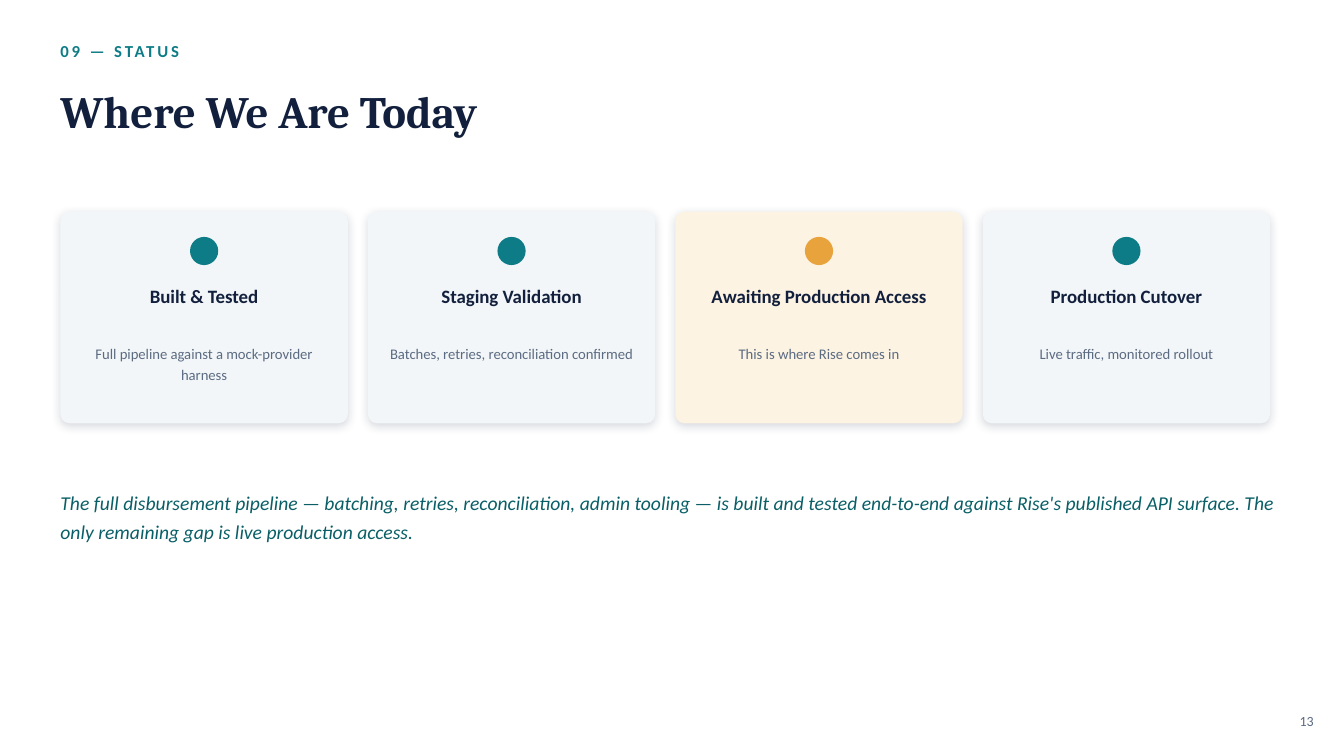
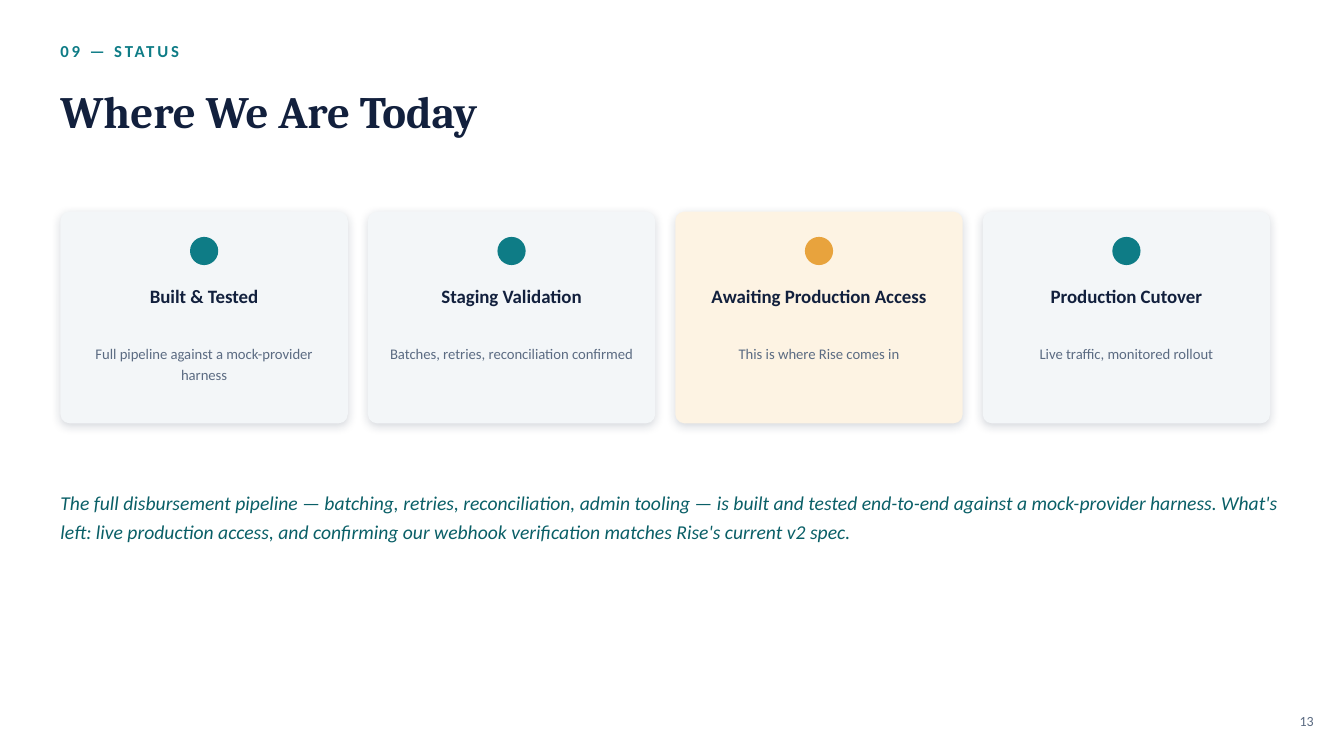
Before and after one commit to ripper7375/trading-alerts-saas-public, a slide deck: slide 13 of docs/riskworks-presentation-deck/DavinTrade-Rise-Partnership-Proposal_v2.pptx. Drawn at 1344x756 pixels with LibreOffice and Linux fonts; fonts in the diff are those of the drawing. Boxes give left, top, right and bottom in pixels: in the first picture for what was removed or moved away, otherwise in the second. Text is boxed around its words. In the diff, an @@ line names an element or a change of style, - is before the commit and + after.

```diff
--- a/docs/riskworks-presentation-deck/DavinTrade-Rise-Partnership-Proposal_v2.pptx
+++ b/docs/riskworks-presentation-deck/DavinTrade-Rise-Partnership-Proposal_v2.pptx
@@ text at (60, 496, 1277, 543): text changed @@
-The full disbursement pipeline — batching, retries, reconciliation, admin tooling — is built and tested end-to-end against Rise's published API surface. The only remaining gap is live production access.
+The full disbursement pipeline — batching, retries, reconciliation, admin tooling — is built and tested end-to-end against a mock-provider harness. What's left: live production access, and confirming our webhook verification matches Rise's current v2 spec.
```
Also in this commit, not shown: 7 other slides changed, 13 other files.
